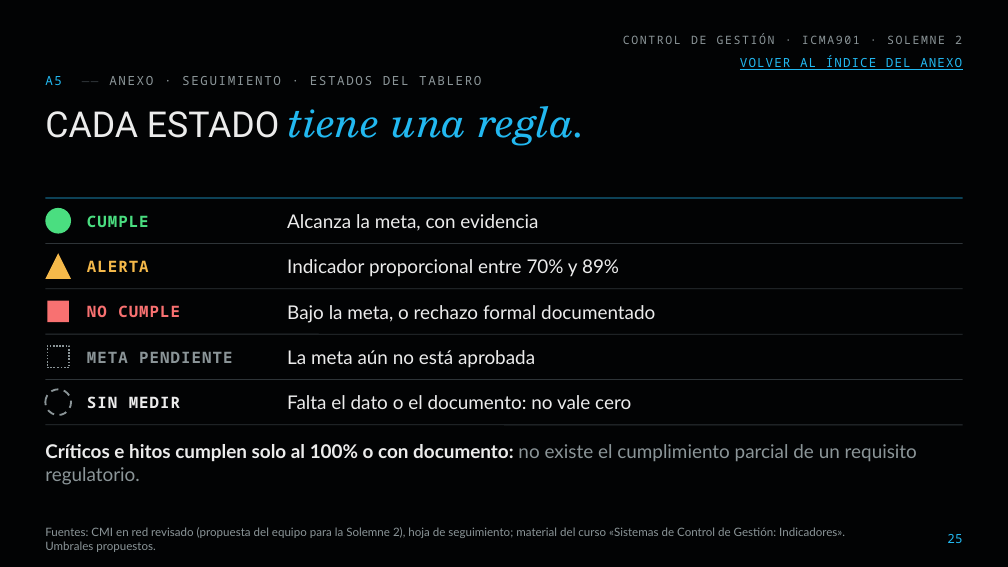
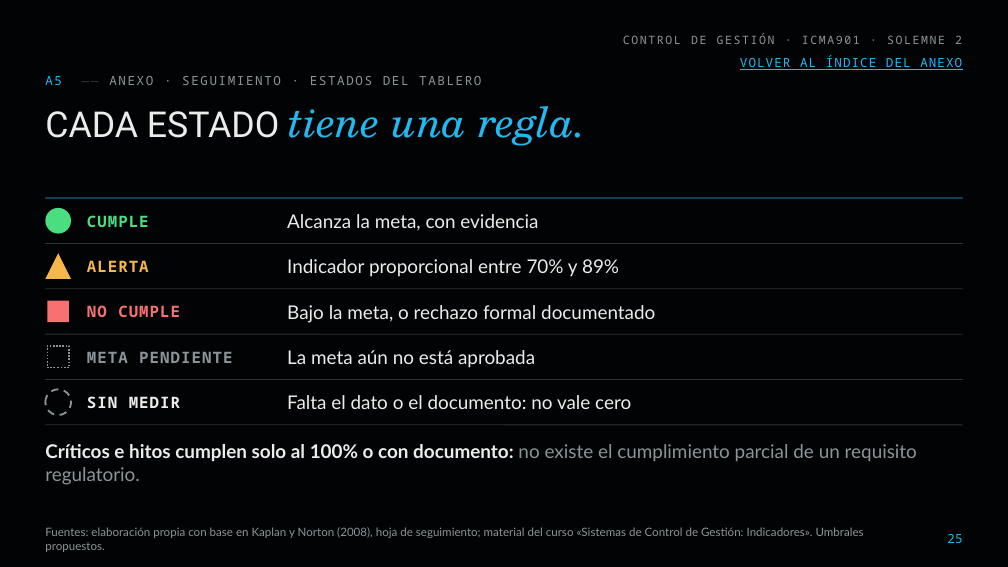
Before and after one commit to diegoaam0109-ux/lumine, a slide deck: slide 25 of solemne-2/Lumine_Solemne2_CMI_Control_de_Gestion.pptx. Drawn at 1008x567 pixels with LibreOffice and Linux fonts; fonts in the diff are those of the drawing; background and template pictures are left out. Boxes give left, top, right and bottom in pixels: in the first picture for what was removed or moved away, otherwise in the second. Text is boxed around its words. In the diff, an @@ line names an element or a change of style, - is before the commit and + after.

```diff
--- a/solemne-2/Lumine_Solemne2_CMI_Control_de_Gestion.pptx
+++ b/solemne-2/Lumine_Solemne2_CMI_Control_de_Gestion.pptx
@@ text at box(45, 527, 864, 552): text changed @@
-Fuentes: CMI en red revisado (propuesta del equipo para la Solemne 2), hoja de seguimiento; material del curso «Sistemas de Control de Gestión: Indicadores». Umbrales propuestos.
+Fuentes: elaboración propia con base en Kaplan y Norton (2008), hoja de seguimiento; material del curso «Sistemas de Control de Gestión: Indicadores». Umbrales propuestos.
```
Also in this commit, not shown: 26 other slides changed, 24 other files.
